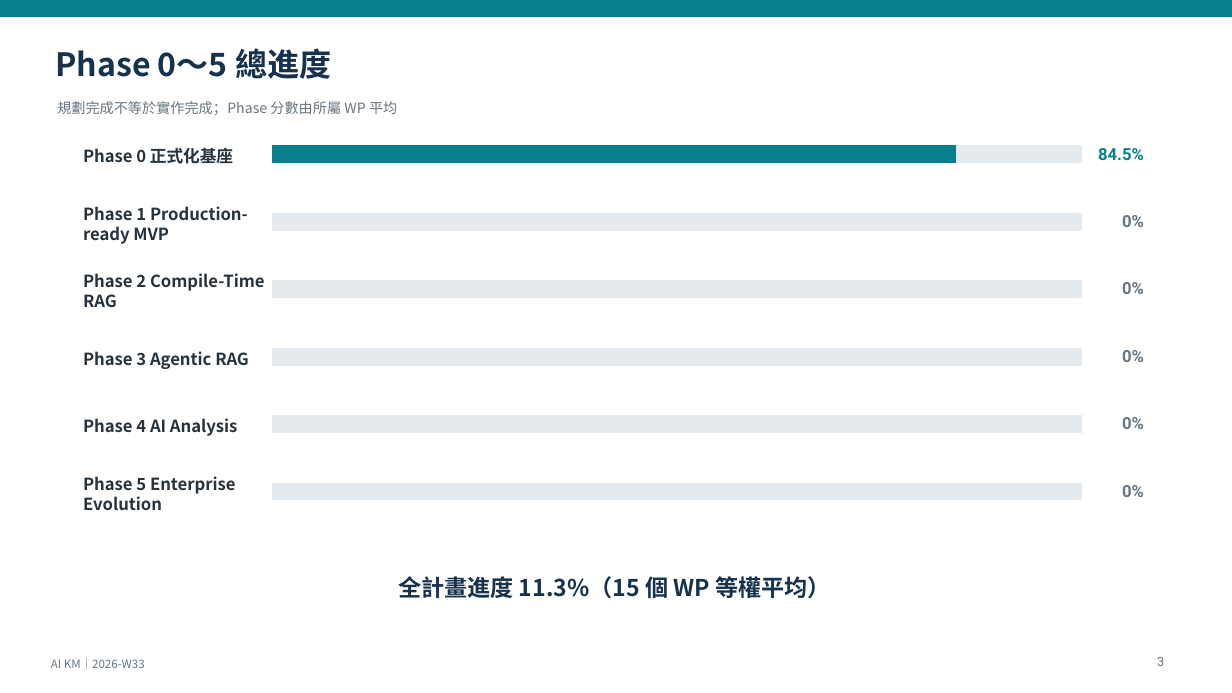
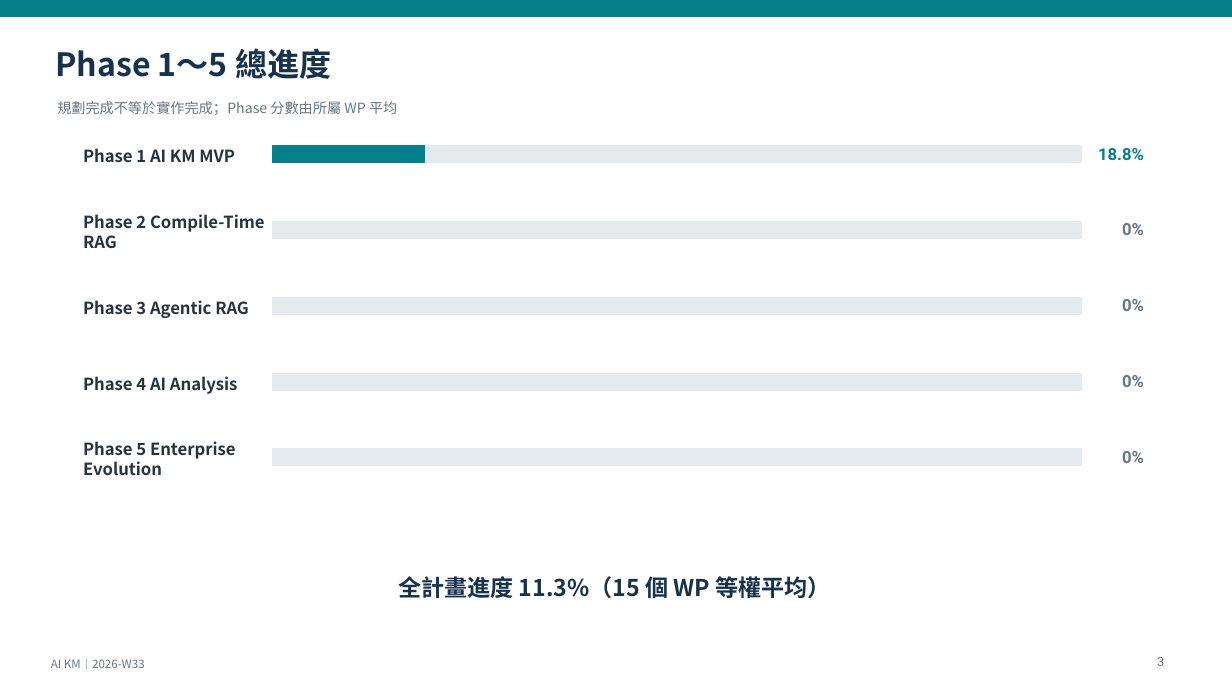
Before and after one commit to kyocarlos/knowledge-base-agent-source, a slide deck: slide 3 of docs/km-modernization/progress/presentations/AI-KM-Weekly-2026-W33.pptx. Drawn at 1232x693 pixels with LibreOffice and Linux fonts; fonts in the diff are those of the drawing. Boxes give left, top, right and bottom in pixels: in the first picture for what was removed or moved away, otherwise in the second. Text is boxed around its words. In the diff, an @@ line names an element or a change of style, - is before the commit and + after.

```diff
--- a/docs/km-modernization/progress/presentations/AI-KM-Weekly-2026-W33.pptx
+++ b/docs/km-modernization/progress/presentations/AI-KM-Weekly-2026-W33.pptx
@@ text at [55,48,331,79]: text changed @@
-Phase 0～5 總進度
+Phase 1～5 總進度
@@ text at [83,148,235,163]: text changed @@
-Phase 0 正式化基座
+Phase 1 AI KM MVP
@@ rectangle: place and size @@
-rectangle at [273,146,956,163]
+rectangle at [273,146,425,163]
@@ text at [1098,148,1144,160]: text changed @@
-84.5%
+18.8%
@@ text at [83,214,265,249]: text changed @@
-Phase 1 Production-ready MVP
+Phase 2 Compile-Time RAG
@@ rectangle: place and size @@
-rectangle at [273,213,1081,230]
+rectangle at [273,222,1081,238]
@@ text "0%": place and size @@
-text "0%" at [1122,215,1144,227]
+text "0%" at [1122,223,1144,235]
@@ rectangle: place and size @@
-rectangle at [273,281,1081,298]
+rectangle at [273,298,1081,314]
@@ text "0%": place and size @@
-text "0%" at [1122,282,1144,294]
+text "0%" at [1122,299,1144,311]
@@ text at [83,300,249,318]: text changed @@
-Phase 2 Compile-Time RAG
+Phase 3 Agentic RAG
@@ text removed at [83,351,249,369] @@
-Phase 3 Agentic RAG
@@ text "Phase 4 AI Analysis": place and size @@
-text "Phase 4 AI Analysis" at [83,418,238,436]
+text "Phase 4 AI Analysis" at [83,376,238,394]
@@ rectangle: place and size @@
-rectangle at [273,348,1081,365]
+rectangle at [273,373,1081,390]
@@ text "0%": place and size @@
-text "0%" at [1122,350,1144,362]
+text "0%" at [1122,375,1144,387]
@@ text "Phase 5 Enterprise Evolution": place and size @@
-text "Phase 5 Enterprise Evolution" at [83,476,236,511]
+text "Phase 5 Enterprise Evolution" at [83,441,236,476]
@@ rectangle: place and size @@
-rectangle at [273,416,1081,433]
+rectangle at [273,449,1081,466]
@@ text "0%": place and size @@
-text "0%" at [1122,417,1144,429]
+text "0%" at [1122,451,1144,463]
@@ rectangle removed at [273,483,1081,500] @@
@@ text removed at [1122,485,1144,497] @@
-0%
```
Also in this commit, not shown: 6 other slides changed, 12 other files.
